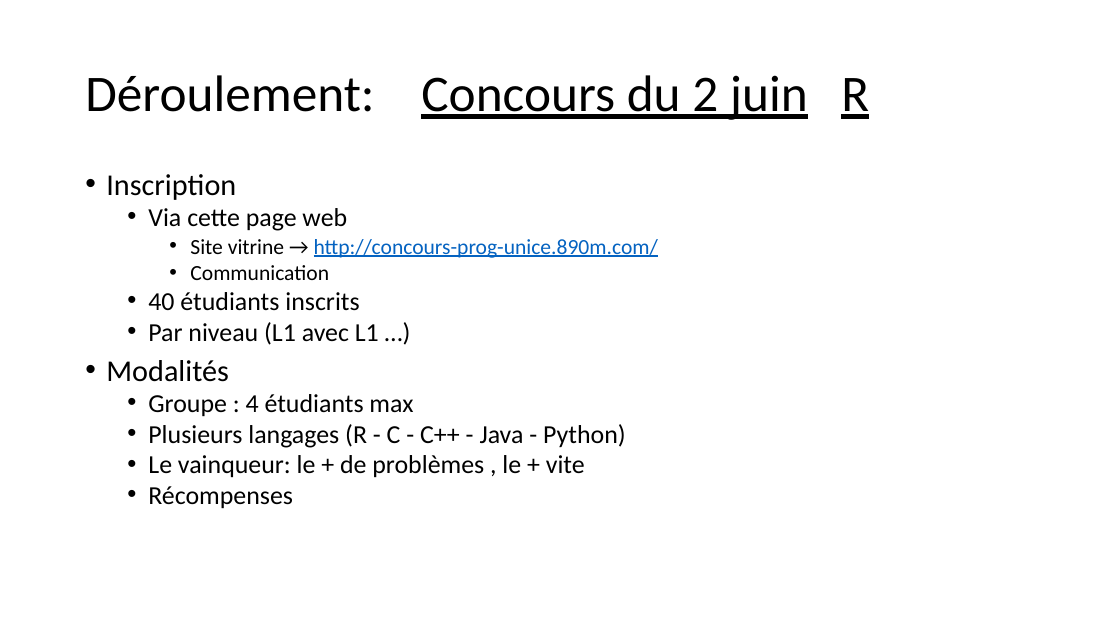
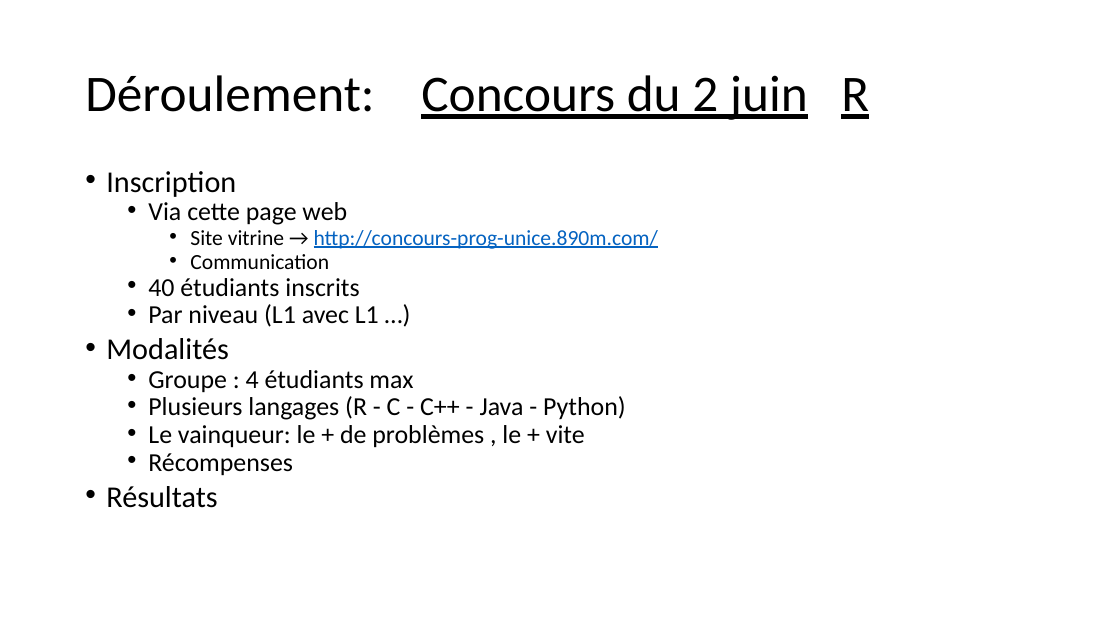
Before and after one commit to GRnice/ConcoursJuin, a slide deck: slide 10 of rapport/presentation.pptx. Drawn at 1120x630 pixels with LibreOffice and Linux fonts; fonts in the diff are those of the drawing. Boxes give left, top, right and bottom in pixels: in the first picture for what was removed or moved away, otherwise in the second. Text is boxed around its words. In the diff, an @@ line names an element or a change of style, - is before the commit and + after.

Commit message:
prez avec modif

```diff
--- a/rapport/presentation.pptx
+++ b/rapport/presentation.pptx
@@ text at [106,171,658,476]: line spacing 0.8 to 0.7 @@
@@ text at [106,486,217,508]: paragraph added @@
+• Résultats
```
Also in this commit, not shown: 9 other slides changed, 3 slides added, 2 slides removed.
